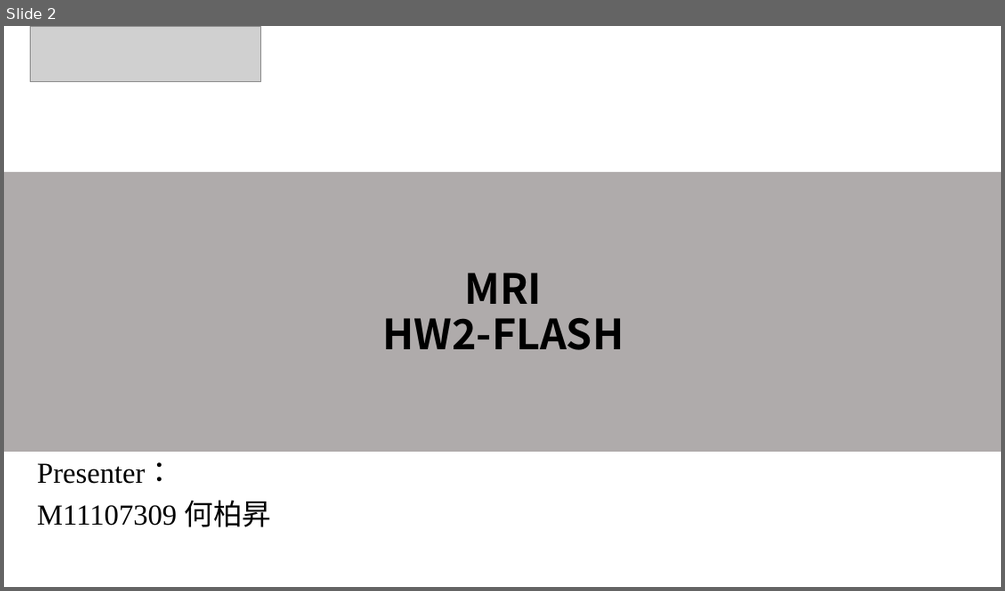
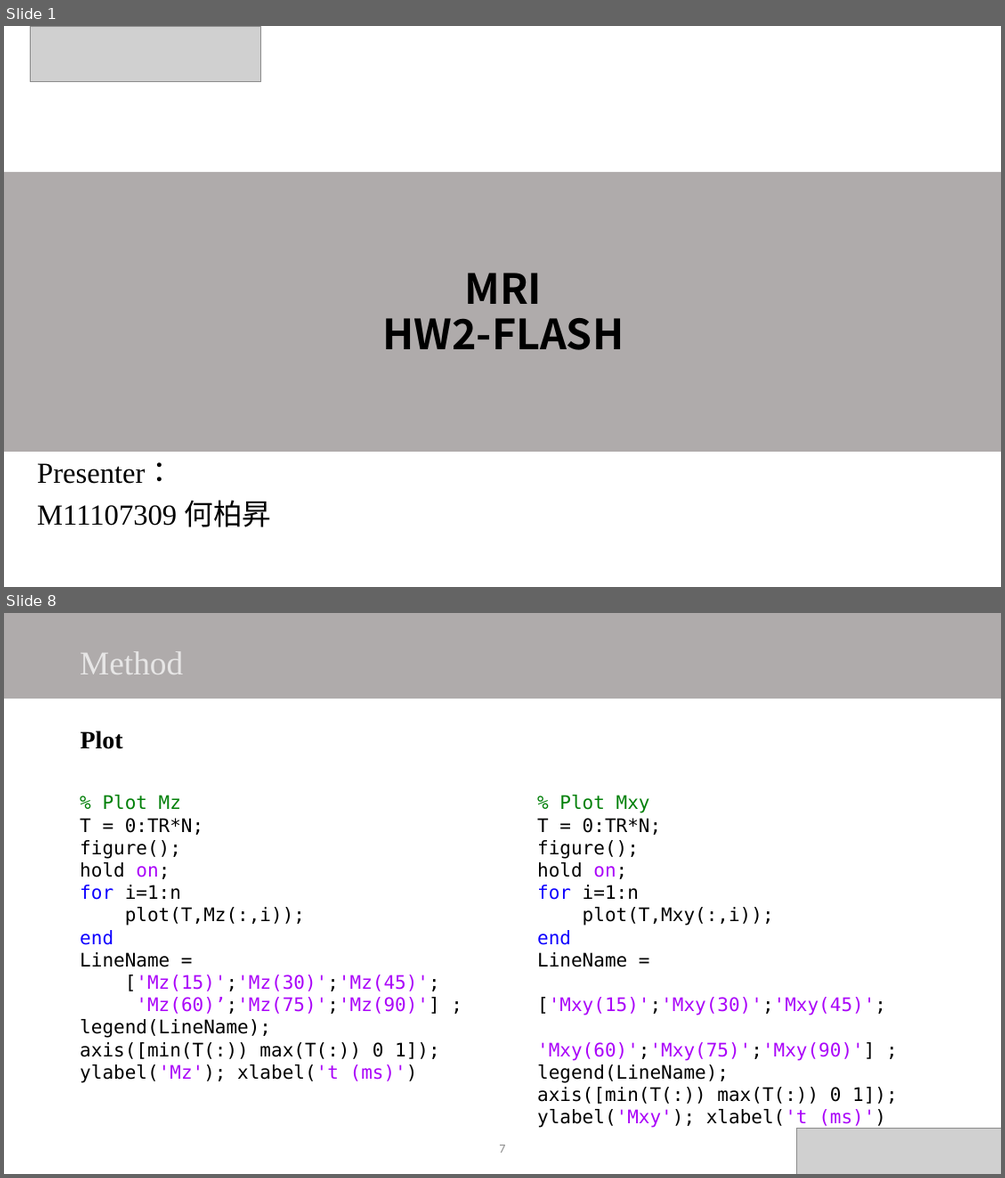
Before and after one commit to DanielHo-BS/MRI, a slide deck: FLASH_HW2/HW2.pptx. Shown one above the other, each under a label of ours: slide 2 before the commit, slides 1 and 8 after it; the slides between them are not shown. The pictures are 1005x591 and 1005x1178 pixels, drawn with LibreOffice and Linux fonts; fonts in the diff are those of the drawing; grey boxes stand for pictures. Boxes give left, top, right and bottom in pixels: in the first picture for what was removed or moved away, otherwise in the second. Text is boxed around its words. In the diff, an @@ line names an element or a change of style, - is before the commit and + after.

Commit message:
Update the HW2.3 * Add ppt and pdf * Update the README.md * Fixed the legend of HW2.1

```diff
--- a/FLASH_HW2/HW2.pptx
+++ b/FLASH_HW2/HW2.pptx
@@ slide 8 added at [4,613,1001,1174], background #FFFFFF @@
@@ rectangle added at [4,613,1001,699], fill #AFABAB @@
@@ text added at [80,651,183,674], 32 pt, text #E7E6E6 @@
+Method
@@ text added at [81,730,123,749], 24 pt, text #000000, bold @@
+Plot
@@ text added at [80,795,440,1083], 18 pt, text #000000 @@
+% Plot Mz
+T = 0:TR*N;
+figure();
+hold on;
+for i=1:n
+plot(T,Mz(:,i));
+end
+LineName =
+['Mz(15)';'Mz(30)';'Mz(45)';
+'Mz(60)’;'Mz(75)';'Mz(90)'] ;
+legend(LineName);
+axis([min(T(:)) max(T(:)) 0 1]);
+ylabel('Mz'); xlabel('t (ms)')
@@ text added at [537,795,898,1127], 18 pt, text #000000 @@
+% Plot Mxy
+T = 0:TR*N;
+figure();
+hold on;
+for i=1:n
+plot(T,Mxy(:,i));
+end
+LineName =
+['Mxy(15)';'Mxy(30)';'Mxy(45)';
+'Mxy(60)';'Mxy(75)';'Mxy(90)'] ;
+legend(LineName);
+axis([min(T(:)) max(T(:)) 0 1]);
+ylabel('Mxy'); xlabel('t (ms)')
@@ page number added at [499,1144,505,1152], 12 pt, text #8C8C8C @@
+7
@@ picture added at [797,1128,1001,1174] @@
@@ what was slide 2 is now slide 1 @@
```
Also in this commit, not shown: 3 slides changed, 22 other slides added, 7 slides removed, 6 other files.
